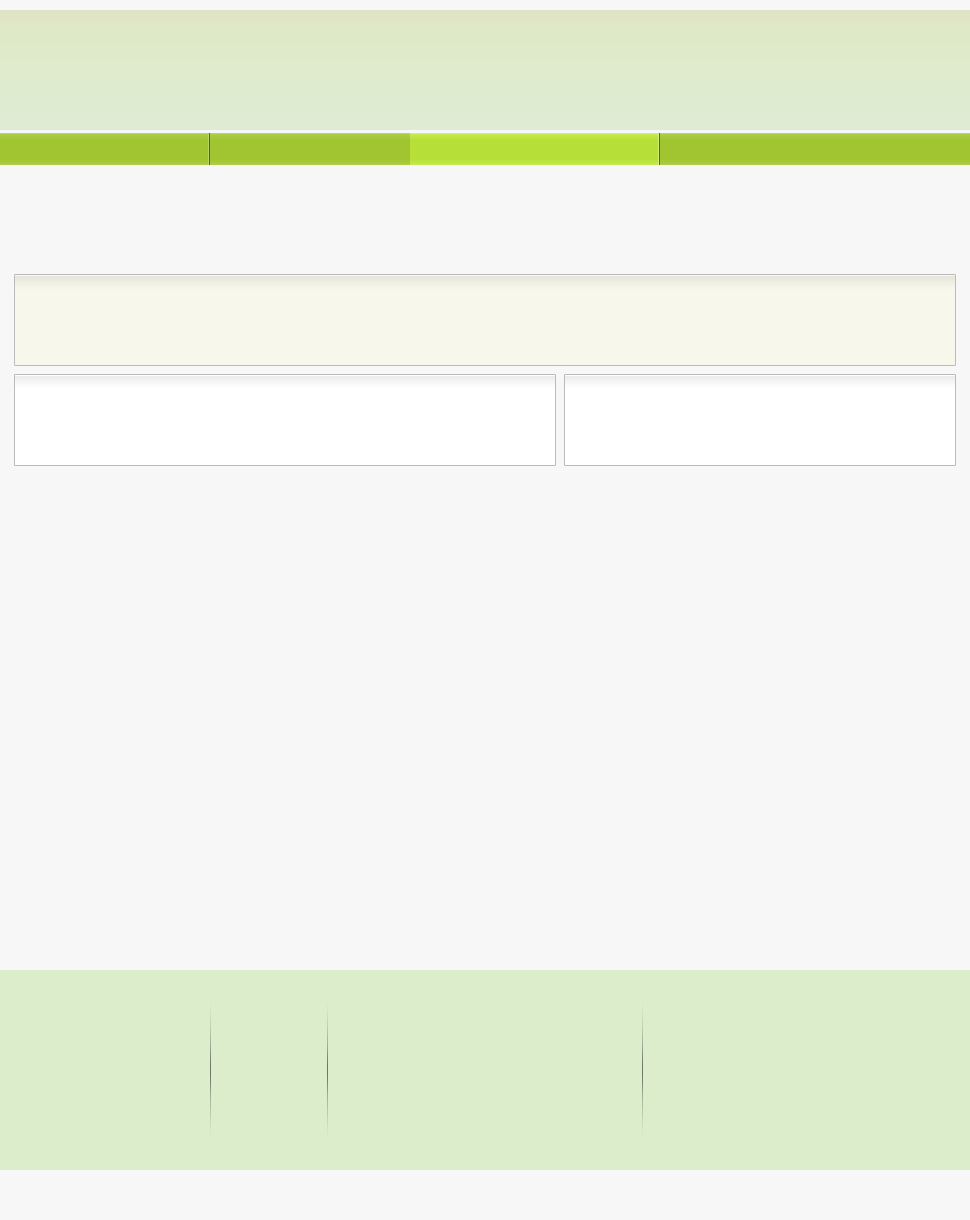
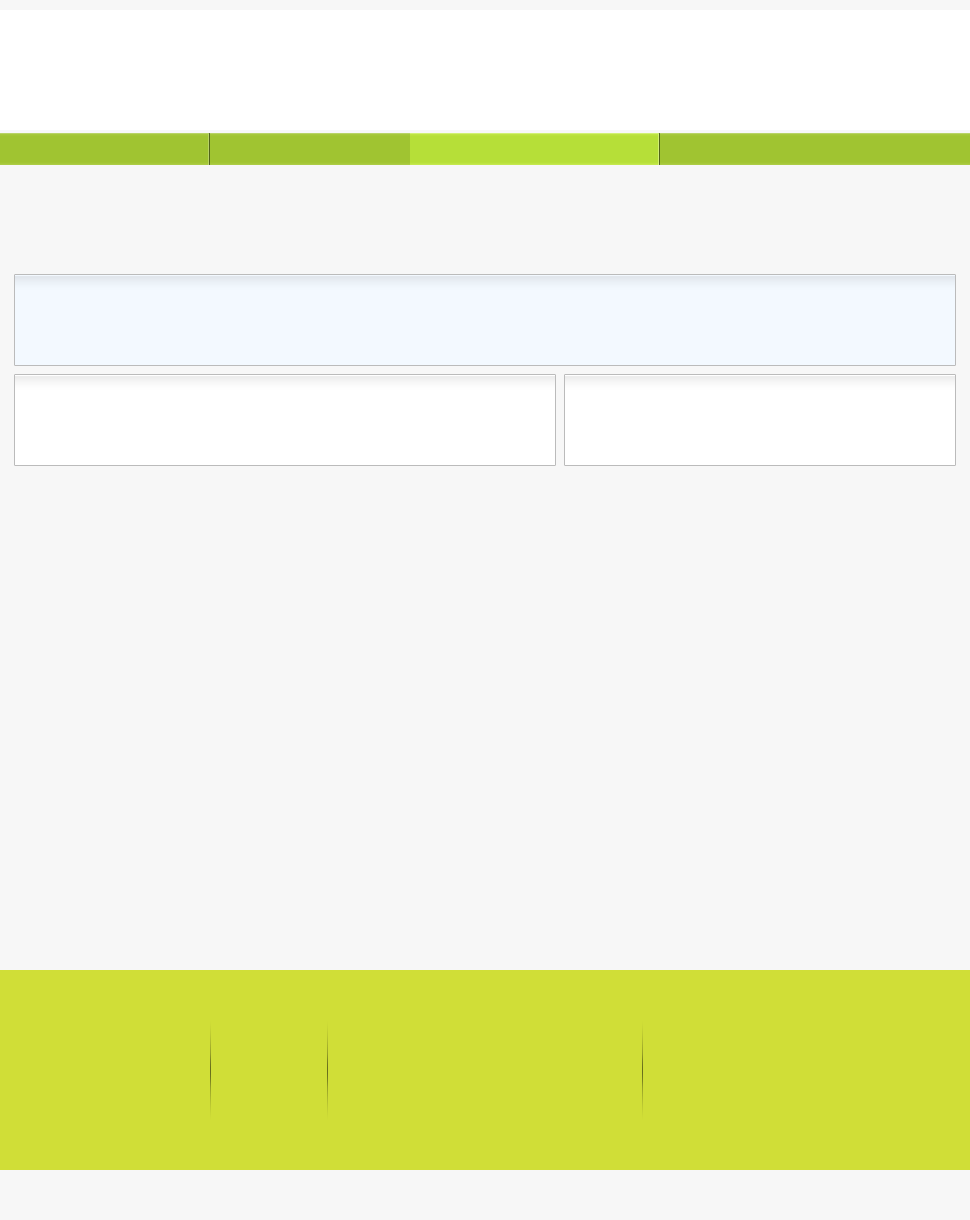
Two versions of the same layered image (w=970, h=1220). Layer-by-layer changes:
painted on "header" over [0, 10, 970, 130]
painted on "navbar" over [0, 134, 970, 164]
painted on "header widgets" over [15, 275, 955, 365]
painted on "footer boxes" over [0, 970, 970, 1170]
